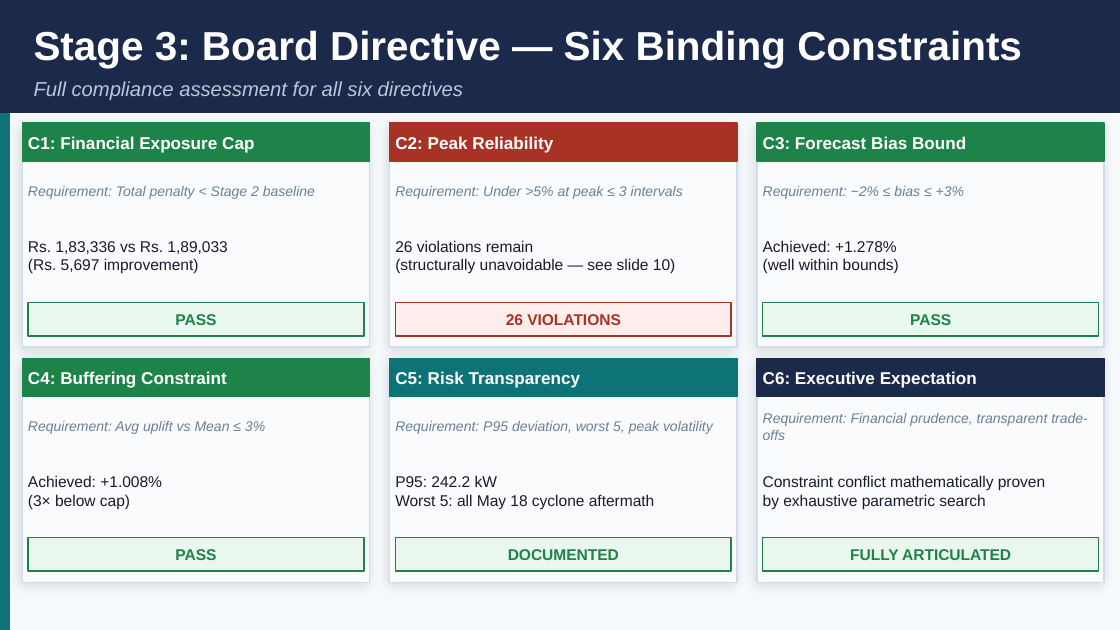
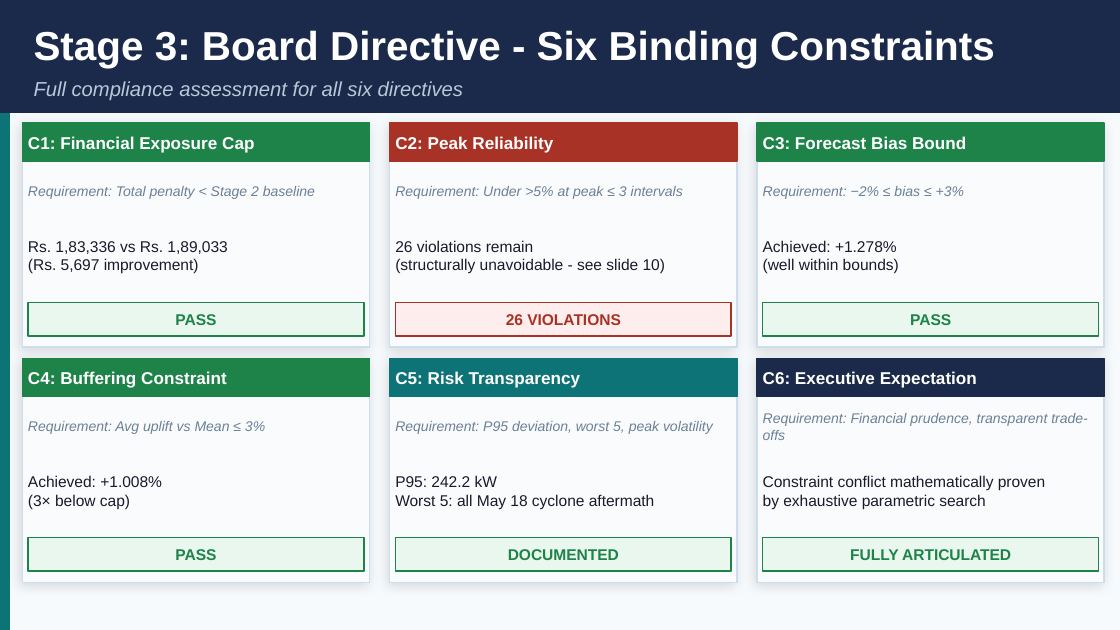
Before and after one commit to arnavgupta2004/DecodeX, a slide deck: slide 8 of Final Deliverables/GRIDSHIELD_Executive_Presentation.pptx. Drawn at 1120x630 pixels with LibreOffice and Linux fonts; fonts in the diff are those of the drawing. Boxes give left, top, right and bottom in pixels: in the first picture for what was removed or moved away, otherwise in the second. Text is boxed around its words. In the diff, an @@ line names an element or a change of style, - is before the commit and + after.

```diff
--- a/Final Deliverables/GRIDSHIELD_Executive_Presentation.pptx
+++ b/Final Deliverables/GRIDSHIELD_Executive_Presentation.pptx
@@ text at bbox=[34, 30, 995, 68]: text changed @@
-Stage 3: Board Directive — Six Binding Constraints
+Stage 3: Board Directive - Six Binding Constraints
@@ text at bbox=[395, 258, 665, 274]: text changed @@
-(structurally unavoidable — see slide 10)
+(structurally unavoidable - see slide 10)
```
Also in this commit, not shown: 10 other slides changed, 3 slides added, 3 slides removed, 4 other files.
